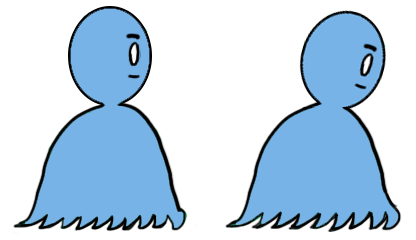
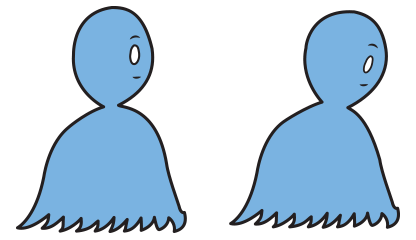
Layered file, before and after one edit (416 × 240). Changes by layer:
removed group "Group 6" (2 layers) over [12,6,402,234]
renamed "Layer 2" to "Layer 3", moved it out of group "Group 6", painted on it over [16,6,402,233]
removed layer "Layer 1" from group "Group 6" over [12,6,196,234]
